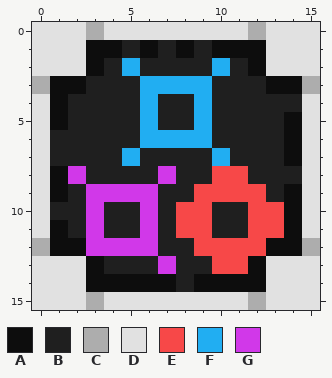
Pixel-art file: proj/block/pulse_oscillator_front.ase. Above: the version before the commit.
16x16 pixels, 1 frame.
Visible layers, top first: "Layer 2", "Layer 1".
Palette (. is transparent): A #0d0d0d  B #1f1f1f  C #adadad  D #e1e1e1  E #f74848  F #21aef2  G #d138e9
Pixels before, first column x 0:
 0 DDDCDDDDDDDDCDDD
 1 DDDAABABABAAADDD
 2 DDDABFBBBBFBADDD
 3 CAABBBFFFFBBBAAC
 4 DABBBBFBBFBBBBBD
 5 DABBBBFBBFBBBBAD
 6 DBBBBBFFFFBBBBAD
 7 DBBBBFBBBBFBBBAD
 8 DAGBBBBGBBEEBBBD
 9 DABGGGGBBEEEEBAD
10 DBBGBBGBEEBBEEAD
11 DABGBBGBEEBBEEAD
12 CAAGGGGBBEEEEAAC
13 DDDABBBGBBEEADDD
14 DDDAAAAABAAAADDD
15 DDDCDDDDDDDDCDDD
And afterwards:
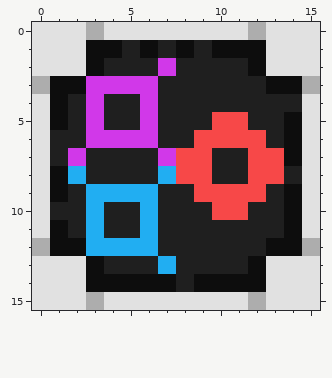
The author wrote: pulse duty cycle and a bunch of other fixes
Difference:
Layer "Layer 2":
Colour E gives way to colour B in row 8 at x 10 to 11; in rows 10 to 11 at x 8 to 9 and 12 to 13; in row 12 at x 9 to 12; in row 13 at x 10 to 11.
Colour F gives way to colour B in row 2 at x 5 and 10; in row 3 at x 7 to 9; in rows 4 to 5 at x 9; in row 6 at x 7 to 8; in row 7 at x 5 and 10.
Colour B gives way to colour E in row 5 at x 10 to 11; in row 6 at x 10 to 12; in rows 7 to 8 at x 8 to 9 and 12 to 13; in row 10 at x 10 to 11.
Colour F gives way to colour E in row 6 at x 9.
Colour G gives way to colour F in row 8 at x 2 and 7; in row 9 at x 3 to 6; in rows 10 to 11 at x 3 and 6; in row 12 at x 3 to 6; in row 13 at x 7.
Colour B gives way to colour G in row 2 at x 7; in row 3 at x 3 to 5; in rows 4 to 5 at x 3; in row 6 at x 3 to 5; in row 7 at x 2 and 7.
Colour F gives way to colour G in rows 3 to 6 at x 6.
Where, in picture pixels (left, top, right, bottom), the same in both pictures:
changed: (68, 58, 284, 274)
